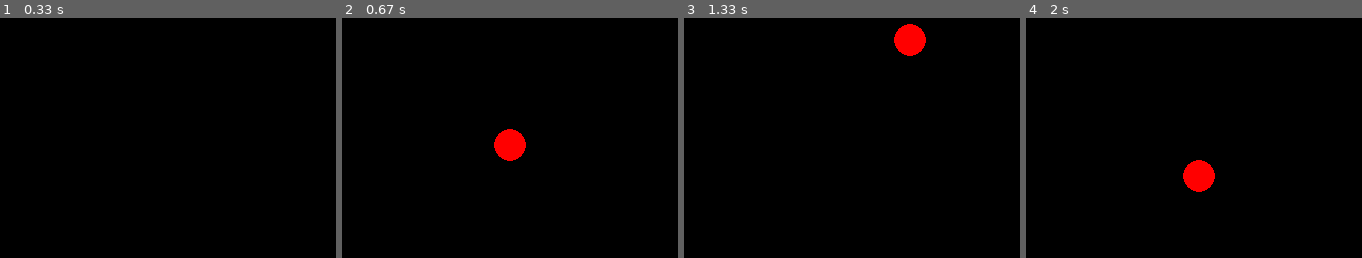
Above: before the commit, frames 1-4 (left to right).
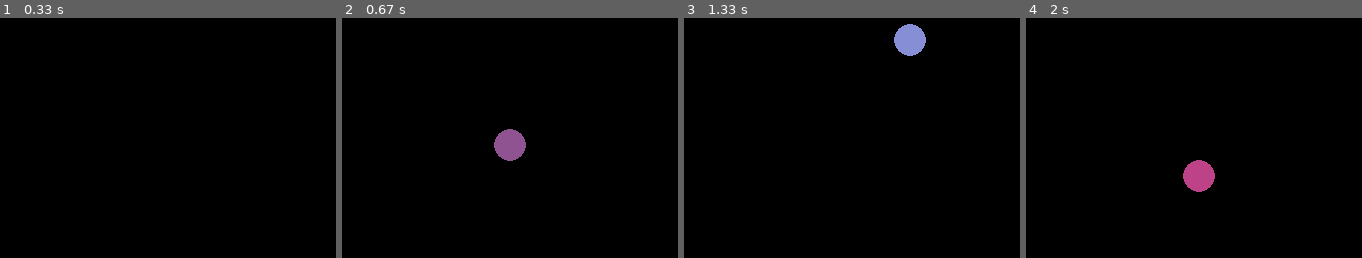
Above: after the commit, the same moments.

Repository: CodingAPE-Shawn/AE402-Python
Game: pygame game, started from explosions.py
The game is run twice, just before and just after one commit, with the same random seed, the same clock (stepped at 60 frames per second) and the same inputs.
Inputs (mouse positions are in pixels of both pictures, inside the frame that each line leads up to):
- Up to frame 1 (0.33 s): no input
- Up to frame 2 (0.67 s): click (510, 145) at 0.38 s
- Up to frame 3 (1.33 s): click (754, 147) at 0.72 s; click (909, 39) at 1.05 s
- Up to frame 4 (2 s): click (1200, 44) at 1.38 s; click (1197, 176) at 1.72 s

Frame 1 is identical in both runs. In frame 2, 1.0% of the frame differs, in the area x 45-55%, y 46-60%; in frame 3, 1.0%; in frame 4, 1.0%.

Commit message:
第四堂回家作業 滑鼠爆炸專案(會隨機變色)

Diff:
--- a/explosions.py
+++ b/explosions.py
@@ -1,11 +1,20 @@
 import pygame
-black = (0,0,0)
-red = (255,0,0)
+import random
+pygame.init()
 
-pygame.init()
-windowSize = (400, 300)
+
+def randColour():
+    r = random.randint(0, 255)
+    g = random.randint(0, 255)
+    b = random.randint(0, 255)
+    return (r, g, b)
+
+windowSize = [400, 300]
 screen = pygame.display.set_mode(windowSize)
 clock = pygame.time.Clock()
+
+black = pygame.color.Color("#000000")
+colour = randColour()
 
 count = 0
 click = False #控制判斷是否點擊
@@ -20,10 +29,11 @@
             pos = pygame.mouse.get_pos()
             click = True
             count = 0
+            colour = randColour()
         if event.type == pygame.QUIT:
             done = True
     if click and count < limit:
-        pygame.draw.circle(screen, red, pos, count)
+        pygame.draw.circle(screen, colour, pos, count)
         count += 1
         if count >= limit:
             click = False
